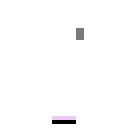
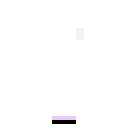
Two versions of the same layered image (128 x 128). Layer-by-layer changes:
painted on "Layer 11" over [76, 28, 84, 40]
